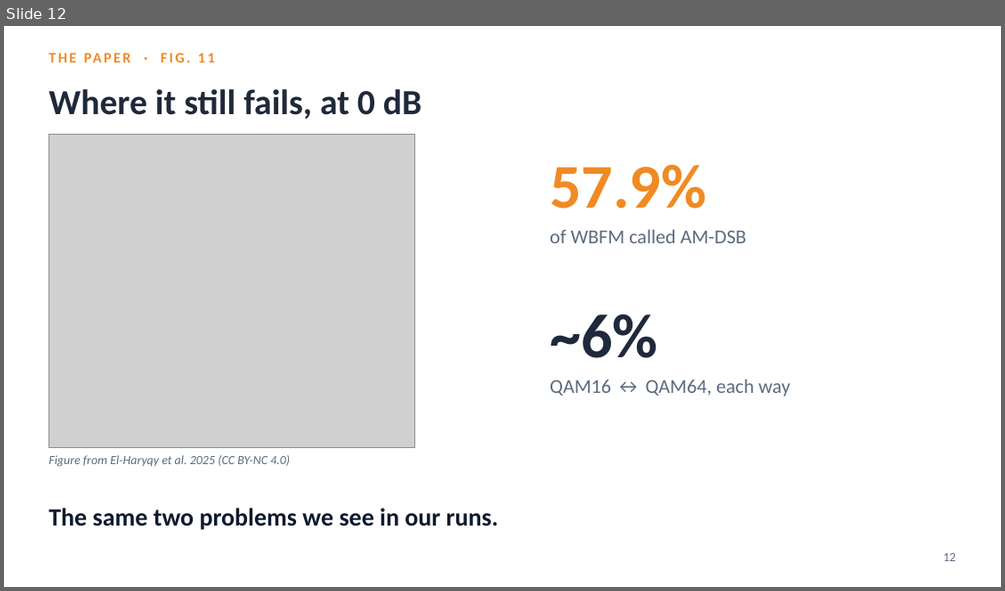
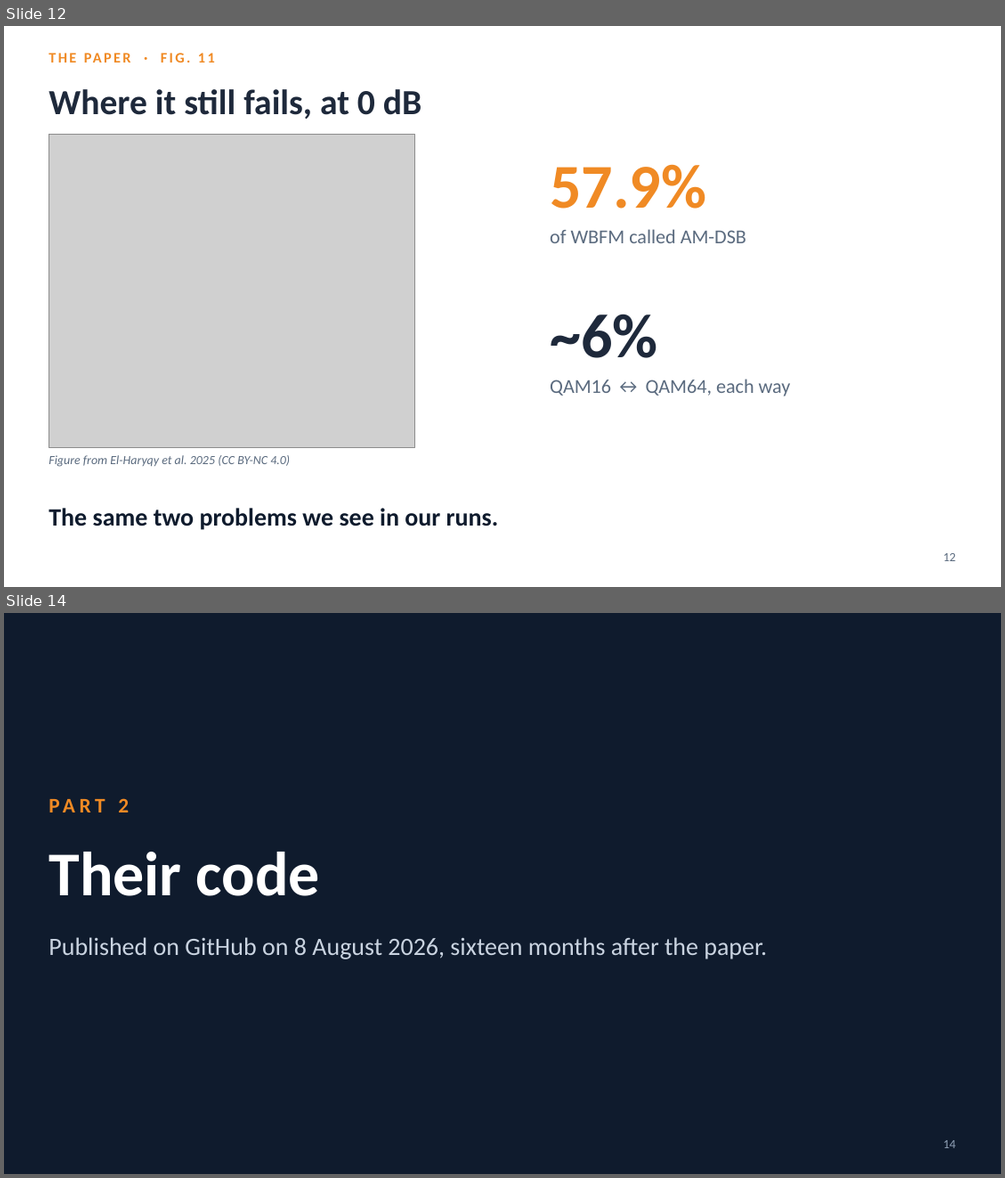
Before and after one commit to YusufBilo78/amc, a slide deck: deck/moshe_paper_icrnna.pptx. Shown one above the other, each under a label of ours: slide 12 before the commit, slides 12 and 14 after it; the slides between them are not shown. The pictures are 1005x591 and 1005x1178 pixels, drawn with LibreOffice and Linux fonts; fonts in the diff are those of the drawing; grey boxes stand for pictures. Boxes give left, top, right and bottom in pixels: in the first picture for what was removed or moved away, otherwise in the second. Text is boxed around its words. In the diff, an @@ line names an element or a change of style, - is before the commit and + after.

```diff
--- a/deck/moshe_paper_icrnna.pptx
+++ b/deck/moshe_paper_icrnna.pptx
@@ slide 14 added at [4, 613, 1001, 1174], background #0F1B2D @@
@@ text added at [118, 798, 129, 812], 20 pt, text #F08A24, bold @@
+PART 2
@@ text added at [48, 852, 320, 896], 60 pt, text #FFFFFF, bold @@
+Their code
@@ text added at [48, 937, 767, 959], 24 pt, text #C9D3E0 @@
+Published on GitHub on 8 August 2026, sixteen months after the paper.
@@ text added at [943, 1140, 955, 1148], 12 pt, text #8FA0B5 @@
+14
```
Also in this commit, not shown: 7 slides changed, 6 other slides added, 4 other files.
